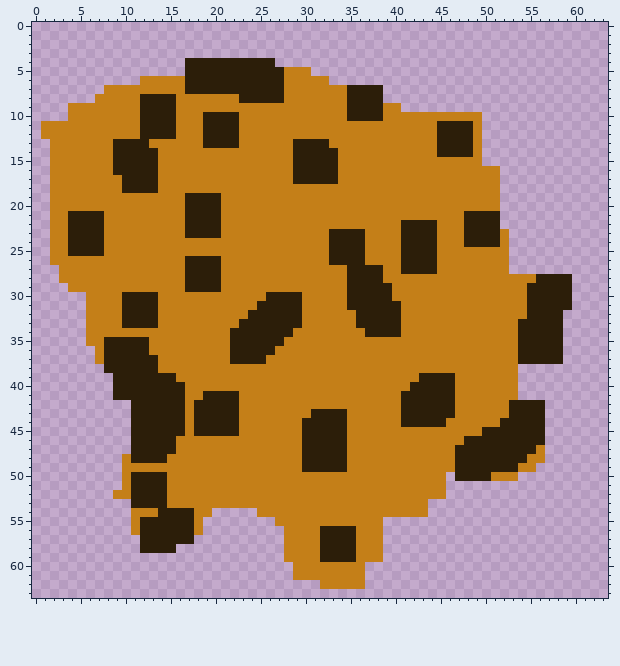
File history of a pixel-art sprite, data/sprites/copper-ore-cookie.png. Above is the file before it was changed.
The file is 64x64 pixels.
Once edited:
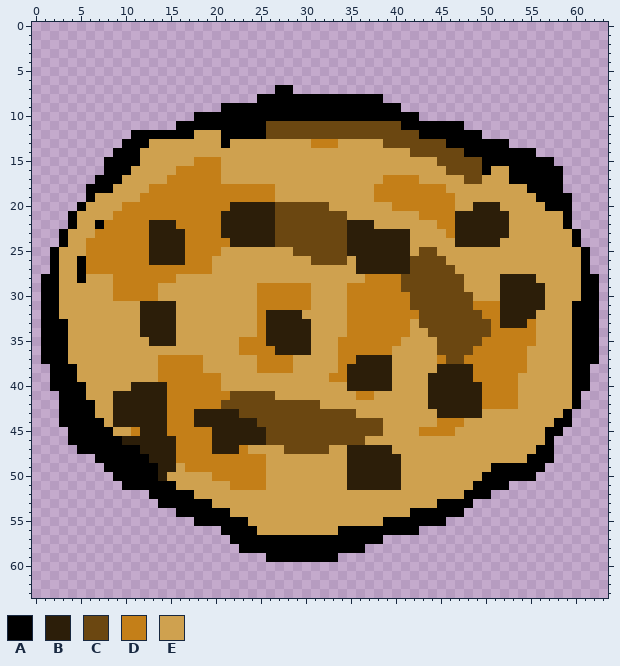
Palette (. is transparent): A #000000  B #2c1e09  C #6b4711  D #c47f18  E #cfa14f
Diff:
Changed rows in their new state; - is an unchanged pixel.
first column x 1:
 4 ----------------..........------------------------------------
 5 ----------------..............--------------------------------
 6 -----------.....................------------------------------
 7 -------...................AA..........------------------------
 8 ------..................AAAAAAAAAAAAAA------------------------
 9 ---.................AAAAAAAAAAAAAAAAAAAA----------------------
10 ---..............AAAAAAAAAAAAAAAAAAAAAAAAA.......-------------
11 ...............AAAAAAAAAACCCCCCCCCCCCCCCAAAAAAA..-------------
12 ..........AAAAAAAEEEAAAAACCCCCCCCCCCCCCCCCAAAAAAA-------------
13 -........AAAEEEEEEEEAEEEEEEEEEDD-EEEEECCCCCCCAAAAAAA----------
14 -.......AAAEEEEEEEEEEEEEEEEEEEEEEEEEEEEEECCCCCCAAAAAAAA-------
15 -......AAAAEEEEEE---EEEEEEEEEEEEEEEEEEEEEEEECCCCCAAAAAAAA-----
16 -......AAAEEEEE-----EEEEEEEEEEEEEEEEEEEEEEEEECCCCAEEAAAAAA----
17 -.....AAAEEEEE------EEEEEEEEEEEEEEEEEE----EEEEECCEEEAAAAAA----
18 -....AAAEEEED-------------EEEEEEEEEEE--------EEEEEEEEEAAAA----
19 -....AEEEEE-----DDDD------EEEEEEEEEEE---------EEEEEEEEEAAAA---
20 -...AEEEE-------DDDD-BBBBBCCCCCCEEEEEEE-------EEBBBEEEEEAAA---
21 -..AEEEE--------DDDDBBBBBBCCCCCCCCEEEEEEEE----B----BEEEEEEA---
22 -..AEEA-----BBB-DDDDBBBBBBCCCCCCCCBBBEEEEEEE--B----BEEEEEEA---
23 -.AEEED-----BBBBDDDDBBBBBBCCCCCCCC--BBBB-EEEE-B----BEEEEEEEA--
24 -.AEEDD-----BBBB-----BBBBBCCCCCCCC--BBBB-EEEEEB----EEEEEEEEA--
25 -AEEEDD-----BBBB----EEEEEEEECCCCCC--BBBB-ECCEEEEEEEEEEEEEEEEA-
26 -AEEA-------BBBBDDDEEEEEEEEEEECCCCE-BBBB-CCCCEEEEEEEEEEEEEEEA-
27 -AEEA-----------DDDEEEEEEEEEEEEEEEE---BB-CCCCCEEEEEEEEEEEEEEA-
28 AAEEAEEE-------EEEEEEEEEEEEEEEEEEEEEDD--CCCCCCCEEEEBBBBEEEEEAA
29 AAEEEEEE-----EEEEEEEEEEE------EEEEDDDDD-CCCCCCCEEEEBBB--EEEEAA
30 AAEEEEEE-DDDDEEEEEEEEEEE-DDDD-EEEEDDDDD--CCCCCCCEEEBBB--EEEEAA
31 AAEEEEEEEEE--BBEEEEEEEEEDDDDD-EEEEDDDDDD-CCCCCCC---BBB--EEEAAA
32 AAEEEEEEEEE--BBEEEEEEEEED----EEEEE-DDDDD--CCCCCCC--BBB-EEEEAAA
33 AAAEEEEEEEE--BBEEEEEEEEED----BEEEE-DDDDD-ECCCCCCCC-BB-DEEEEAAA
34 AAAEEEEEEEEBBBBEEEEEEEEED---BBEEEE--DDDD-EECCCCCCC---DDEEEEAAA
35 AAAEEEEEEEEEBBBEEEEEEEDDD--BBBEEE-------EEEECCCCC----DDEEEEAAA
36 AAAEEEEEEEEEEEEEEEEEEEDDDDBBBBEEE------EEEEECCCC-----DEEEEEAAA
37 AAAEEEEEEEEEE-----EEEEEED---EEEEE--BBBBEEEEE-CC------DEEEEEAAA
38 -AAAEEEEEEEEE-----EEEEEE----EEEEE-BBBBBEEEEEBBBB-----DEEEEEAA-
39 -AAAEEEEEEEEEDD-----EEEEEEEEEEEE--BBBBBEEEE---BB-----EEEEEEAA-
40 -AAAAEEEEE----DD----EEEEEEEEEEEEEEBBBBBEEEE---BBB----EEEEEEAA-
41 --AAAEEE------DD--DDDCCCCCEEEEEEEEE--EEEEEE---BBB----EEEEEEA--
42 --AAAAEEBB----DD-DDDCCCCCCCCCCCEEEEEEEEEEEE---BBB---DEEEEEEA--
43 --AAAAEEBB----DD------CCCCCCCCCCCCCEEEEEEEEE--BBBEEEEEEEEEA---
44 --AAAAAEBB----DD------BBCCCCCCCCCCCCCCEEEEEED--EEEEEEEEEEAA---
45 ---AAAAAEED---DD-DD---BBBCCCCCCCCCCCCCEEEE----EEEEEEEEEEAA----
46 ---AAAAAAB---------BBBBBBCCCCCCCCCCCEEEEEEEEEEEEEEEEEEEEA-----
47 ----AAAAAAA--------BBB-EEEECCCCCEEBBBBBEEEEEEEEEEEEEEEEAA-----
48 ------AAAAAA--B----------EEEEEEEEEBBBBBBEEEEEEEEEEEEEEAAA-----
49 -------AAAAAABBE---------EEEEEEEEEBBBBBBEEEEEEEEEEAAAAAA------
50 --------AAAAA-EEEEE------EEEEEEEEEBBBBBBEEEEEEEEEAAAAAA-------
51 ---------AAAAAAEEEEEE----EEEEEEEEEBBBBBBEEEEEEEEAAAA----------
52 --------....AAAAAEEEEEEEEEEEEEEEEEEEEEEEEEEEEEEAAA------------
53 ----------...AAAAAAEEEEEEEEEEEEEEEEEEEEEEEEEAAAA--------------
54 ----------.....AAAAAAEEEEEEEEEEEEEEEEEEEEAAAAAA---------------
55 ----------.......AAAAAAEEEEEEEEEEEEEEEAAAAAAA-----------------
56 ----------........--AAAAEEEEEEEEEAAAAAAAAA--------------------
57 -----------......----AAAAAAAAAAAAAAAAA------------------------
58 -----------....-------AAAAAAAAAAAAAA..------------------------
59 -------------------------AAAAAAAA.....------------------------
60 ----------------------------........--------------------------
61 ----------------------------........--------------------------
62 -------------------------------.....--------------------------
Changed places in both pictures, as pixel boxes (x1, y1, x2, y2):
changed: (41, 58, 599, 589)
